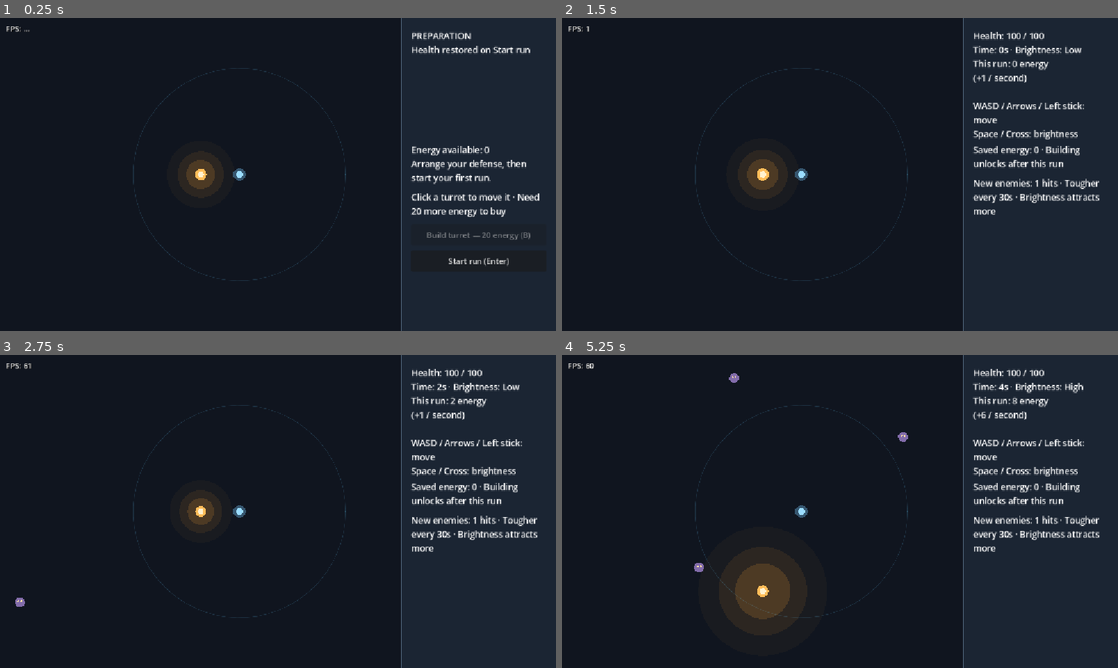
Above: before the commit, frames 1-4 (two rows, left to right).
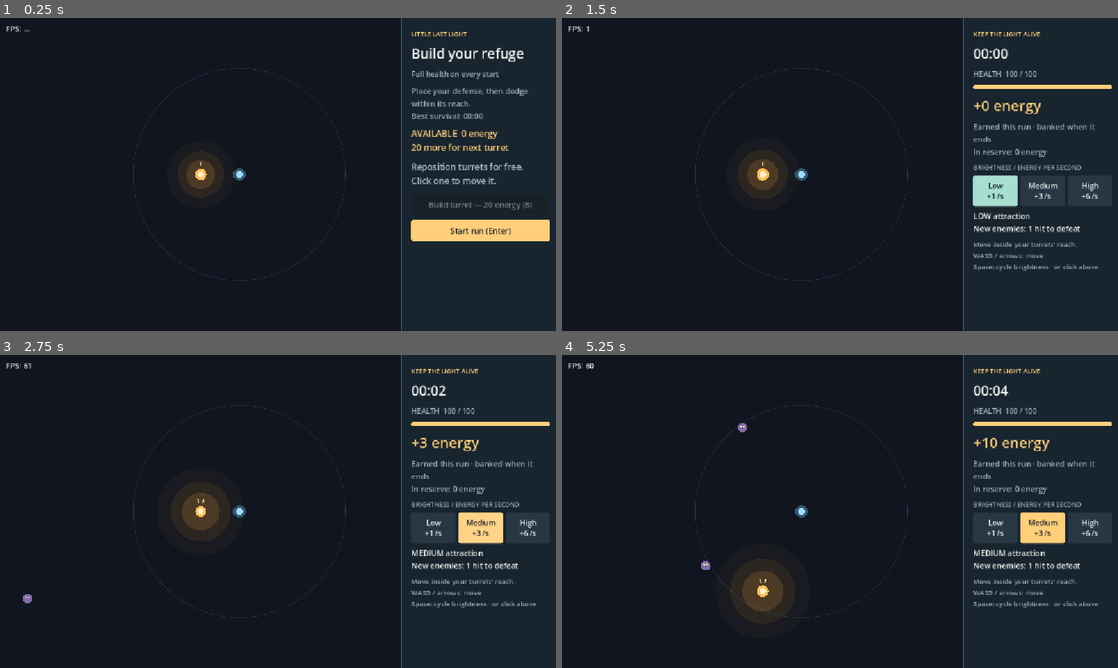
Above: after the commit, the same moments.

Repository: pelletiermaxime/little-last-light
Game: Godot game, scene res://main.tscn
Same seed, same stepped clock (60 frames per second), same inputs: the game is played once before the commit and once after it.
Inputs (mouse positions are in pixels of both pictures, inside the frame that each line leads up to):
- Up to frame 1 (0.25 s): no input
- Up to frame 2 (1.5 s): click "Start run (Enter)" at 0.5 s; click (995, 190) at 1.25 s, where only the run after the commit has a clickable "Low +1 /s"
- Up to frame 3 (2.75 s): click (478, 527) at 2 s, where only the run after the commit has a clickable "Medium +3 /s"
- Up to frame 4 (5.25 s): click (1090, 527) at 2.75 s, where only the run after the commit has a clickable "High +6 /s"; tap Enter (start_run) at 3.5, 4.55, 5 s; move the mouse to (962, 495) at 3.52 s; hold Space (cycle_brightness) 3.53-4.28 s; hold Enter (start_run) 3.53-4.28 s; click (962, 495) at 3.67 s; move the mouse to (728, 527) at 4.27 s; hold S (move_down) 4.28-5.03 s; tap B (build_turret) at 4.35 s; click (728, 527) at 4.42 s; move the mouse to (895, 442) at 5.02 s; hold Space (cycle_brightness) from 5.03 s (still down); hold Enter (start_run) from 5.03 s (still down); click (895, 442) at 5.17 s

The runs differ from the first frame. In frame 1, 5.2% of the frame differs, in the area x 36-99%, y 4-80%; in frame 2, 5.1%; in frame 3, 5.5%; in frame 4, 6.0%, in the area x 23-99%, y 4-85%.

Commit message:
Complete milestone 5: clearer HUD, brightness controls, and run recap

Diff:
--- a/build_controller.gd
+++ b/build_controller.gd
@@ -41,7 +41,7 @@
 	background_layer.layer = 2
 	add_child(background_layer)
 	sidebar = ColorRect.new()
-	sidebar.color = Color("#1b2533")
+	sidebar.color = Color("#18242e")
 	background_layer.add_child(sidebar)
 	sidebar.mouse_filter = Control.MOUSE_FILTER_IGNORE
 	placement_hint = Label.new()
@@ -68,11 +68,13 @@
 	overview.mouse_filter = Control.MOUSE_FILTER_IGNORE
 	overview.autowrap_mode = TextServer.AUTOWRAP_WORD_SMART
 	bar.add_child(overview)
+	overview.add_theme_color_override("font_color", Color("#ffcf7a"))
 	hint = Label.new()
 	hint.add_theme_font_size_override("font_size", 18)
 	hint.mouse_filter = Control.MOUSE_FILTER_IGNORE
 	hint.autowrap_mode = TextServer.AUTOWRAP_WORD_SMART
 	bar.add_child(hint)
+	hint.add_theme_color_override("font_color", Color("#a8bbc8"))
 	var buttons := VBoxContainer.new()
 	buttons.add_theme_constant_override("separation", 10)
 	buttons.mouse_filter = Control.MOUSE_FILTER_IGNORE
@@ -95,6 +97,12 @@
 	start_button.focus_mode = Control.FOCUS_NONE
 	start_button.pressed.connect(main.start_run)
 	buttons.add_child(start_button)
+	# The filled gold action makes the next run the clearest way forward.
+	var primary := StyleBoxFlat.new()
+	primary.bg_color = Color("#ffcf7a")
+	primary.set_corner_radius_all(5)
+	start_button.add_theme_stylebox_override("normal", primary)
+	start_button.add_theme_color_override("font_color", Color("#17212b"))
 	cancel_button.hide()
 	_layout_sidebar()
 	controller_cursor = main.get_arena_rect().get_center()
@@ -106,8 +114,7 @@
 	var arena: Rect2 = main.get_arena_rect()
 	sidebar.position = Vector2(arena.end.x, 0)
 	sidebar.size = Vector2(main.SIDEBAR_WIDTH, arena.size.y)
-	bar.position = Vector2(arena.end.x + 20, 260)
-	bar.size = Vector2(280, 0)
+	# GameHUD places the preparation controls in its shared scrollable column.
 
 
 func _process(delta: float) -> void:
@@ -139,6 +146,7 @@
 func _update_interface() -> void:
 	# Parent _ready() has not run during this child's _ready(), so keep reads simple.
 	var preparing: bool = main.phase == main.Phase.PREPARATION
+	bar.visible = preparing
 	build_button.visible = preparing
 	start_button.visible = preparing
 	start_button.disabled = placing
@@ -146,17 +154,16 @@
 	cancel_button.text = "Cancel (%s)" % ("Circle" if using_controller else "Esc")
 	start_button.text = "Start run (%s)" % ("Options" if using_controller else "Enter")
 	build_button.disabled = placing or main.banked_energy < turret_cost()
-	overview.text = ("Energy available: %d\n%s" % [int(main.banked_energy), main.summary]) if preparing else ("Saved energy: %d · Building unlocks after this run" % int(main.banked_energy))
-	if not main.save_message.is_empty():
-		overview.text += "\n" + main.save_message
+	var remaining := maxi(0, int(ceil(turret_cost() - main.banked_energy)))
+	overview.text = "AVAILABLE  %d energy\n%s" % [int(main.banked_energy), "Next turret affordable" if remaining == 0 else "%d more for next turret" % remaining]
 	if placing:
 		hint.text = "Move turret for free · Click to confirm · Esc to cancel" if is_instance_valid(selected_turret) else "Place new turret · Click to buy · Esc to cancel"
 	elif not preparing:
 		hint.text = "New enemies: %d hits · Tougher every 30s · Brightness attracts more" % int(main.current_enemy_health())
 	elif main.banked_energy < turret_cost():
-		hint.text = "Click a turret to move it · Need %d more energy to buy" % int(ceil(turret_cost() - main.banked_energy))
+		hint.text = "Reposition turrets for free.\nClick one to move it."
 	else:
-		hint.text = "Click a turret to move it, or buy another with B"
+		hint.text = "Add a turret, or click one to move it for free."
 	if preparing and using_controller:
 		hint.text = "Left stick / D-pad: cursor\nCross: select / place\nSquare: buy · Circle: cancel"
 
--- /dev/null
+++ b/game_hud.gd
@@ -0,0 +1,155 @@
+extends CanvasLayer
+
+# Presentation reads game state; it never owns health, currency, or saves.
+const INK := Color("#eff3f0")
+const MUTED := Color("#9aaebc")
+const GOLD := Color("#ffcf7a")
+const LIGHT_COLORS: Array[Color] = [Color("#9ddacb"), Color("#ffcf7a"), Color("#ff997d")]
+
+var main: Node2D
+var lantern: Node2D
+var panel: VBoxContainer
+var scroll: ScrollContainer
+var heading: Label
+var subheading: Label
+var health_text: Label
+var health_bar: ProgressBar
+var earnings: Label
+var detail: Label
+var brightness_box: VBoxContainer
+var light_buttons: Array[Button] = []
+var threat: Label
+var controls: Label
+var save_notice: Label
+var refresh_elapsed: float = 0.0
+var displayed_brightness: int = -1
+
+
+func _ready() -> void:
+	layer = 4
+	main = get_parent()
+	lantern = main.get_node("Lantern")
+	# One scrollable column keeps long recaps and save warnings from overlapping
+	# placement controls on shorter windows.
+	scroll = ScrollContainer.new()
+	scroll.horizontal_scroll_mode = ScrollContainer.SCROLL_MODE_DISABLED
+	add_child(scroll)
+	panel = VBoxContainer.new()
+	panel.size_flags_horizontal = Control.SIZE_EXPAND_FILL
+	panel.add_theme_constant_override("separation", 12)
+	panel.mouse_filter = Control.MOUSE_FILTER_IGNORE
+	scroll.add_child(panel)
+	heading = _label(panel, 13, GOLD)
+	subheading = _label(panel, 28, INK)
+	health_text = _label(panel, 15, MUTED)
+	health_bar = ProgressBar.new()
+	health_bar.custom_minimum_size.y = 8
+	health_bar.show_percentage = false
+	health_bar.mouse_filter = Control.MOUSE_FILTER_IGNORE
+	health_bar.add_theme_stylebox_override("background", _style(Color("#283744")))
+	health_bar.add_theme_stylebox_override("fill", _style(GOLD))
+	panel.add_child(health_bar)
+	earnings = _label(panel, 30, GOLD)
+	detail = _label(panel, 16, MUTED)
+	brightness_box = VBoxContainer.new()
+	brightness_box.add_theme_constant_override("separation", 8)
+	panel.add_child(brightness_box)
+	_label(brightness_box, 13, MUTED).text = "BRIGHTNESS / ENERGY PER SECOND"
+	var row := HBoxContainer.new()
+	row.add_theme_constant_override("separation", 6)
+	brightness_box.add_child(row)
+	for index in range(3):
+		var button := Button.new()
+		button.text = "%s\n+%d /s" % [lantern.BRIGHTNESS_NAMES[index], int(lantern.ENERGY_RATES[index])]
+		button.size_flags_horizontal = Control.SIZE_EXPAND_FILL
+		button.custom_minimum_size.y = 64
+		button.focus_mode = Control.FOCUS_NONE
+		button.add_theme_font_size_override("font_size", 15)
+		button.pressed.connect(lantern.set_brightness.bind(index))
+		row.add_child(button)
+		light_buttons.append(button)
+	threat = _label(brightness_box, 16, INK)
+	controls = _label(panel, 14, MUTED)
+	save_notice = _label(panel, 14, Color("#ff997d"))
+	main.get_node("BuildController").bar.reparent(panel)
+	get_viewport().size_changed.connect(_layout)
+	_layout()
+	refresh()
+
+
+func _label(parent: Node, font_size: int, color: Color) -> Label:
+	var label := Label.new()
+	label.add_theme_font_size_override("font_size", font_size)
+	label.add_theme_color_override("font_color", color)
+	label.autowrap_mode = TextServer.AUTOWRAP_WORD_SMART
+	label.mouse_filter = Control.MOUSE_FILTER_IGNORE
+	parent.add_child(label)
+	return label
+
+
+func _style(color: Color) -> StyleBoxFlat:
+	var style := StyleBoxFlat.new()
+	style.bg_color = color
+	style.set_corner_radius_all(4)
+	return style
+
+
+func _layout() -> void:
+	scroll.position = Vector2(main.get_arena_rect().end.x + 20.0, 24.0)
+	scroll.size = Vector2(280, main.get_arena_rect().size.y - 48.0)
+
+
+func _process(delta: float) -> void:
+	# Ten UI updates per second are enough for numbers; world motion stays smooth.
+	refresh_elapsed += delta
+	if refresh_elapsed >= 0.1:
+		refresh_elapsed = 0.0
+		refresh()
+
+
+func format_time(seconds: float) -> String:
+	var total := int(seconds)
+	return "%02d:%02d" % [total / 60, total % 60]
+
+
+func refresh() -> void:
+	var running: bool = lantern.running
+	earnings.visible = running or not main.last_run.is_empty()
+	health_bar.visible = running
+	brightness_box.visible = running
+	controls.visible = running
+	save_notice.text = main.save_message
+	save_notice.visible = not main.save_message.is_empty()
+	if running:
+		heading.text = "KEEP THE LIGHT ALIVE"
+		subheading.text = format_time(lantern.elapsed)
+		health_text.text = "HEALTH  %d / %d%s" % [int(ceil(lantern.health)), int(lantern.max_health), "  ·  DANGER" if lantern.health <= 25 else ""]
+		health_bar.max_value = lantern.max_health
+		health_bar.value = lantern.health
+		health_bar.modulate = Color("#ff806e") if lantern.health <= 25 else Color.WHITE
+		earnings.text = "+%d energy" % int(lantern.energy)
+		detail.text = "Earned this run · banked when it ends\nIn reserve: %d energy" % int(main.banked_energy)
+		var risk: Array[String] = ["LOW attraction", "MEDIUM attraction", "HIGH attraction"]
+		threat.text = "%s\nNew enemies: %d hit%s to defeat" % [risk[lantern.brightness], int(main.current_enemy_health()), "" if main.current_enemy_health() == 1 else "s"]
+		controls.text = "Move inside your turrets' reach.\n%s" % ("Left stick: move · Cross: brightness" if main.get_node("BuildController").using_controller else "WASD / arrows: move\nSpace: cycle brightness · or click above")
+		if displayed_brightness != lantern.brightness:
+			displayed_brightness = lantern.brightness
+			for index in range(3):
+				var selected := index == displayed_brightness
+				var color := LIGHT_COLORS[index]
+				light_buttons[index].add_theme_stylebox_override("normal", _style(color if selected else Color("#283744")))
+				light_buttons[index].add_theme_stylebox_override("hover", _style(color.lightened(0.1)))
+				light_buttons[index].add_theme_stylebox_override("pressed", _style(color.darkened(0.1)))
+				light_buttons[index].add_theme_color_override("font_color", Color("#111b23") if selected else INK)
+				light_buttons[index].add_theme_color_override("font_hover_color", Color("#111b23"))
+				light_buttons[index].add_theme_color_override("font_pressed_color", Color("#111b23"))
+	else:
+		heading.text = "THE LIGHT WENT OUT" if not main.last_run.is_empty() else "LITTLE LAST LIGHT"
+		subheading.text = "Prepare your next run" if not main.last_run.is_empty() else "Build your refuge"
+		health_text.text = "Full health on every start"
+		if not main.last_run.is_empty():
+			earnings.text = "+%d energy earned" % int(main.last_run.energy)
+			detail.text = "Survived %s  ·  Best %s%s" % [format_time(main.last_run.duration), format_time(main.best_time), "\nNew personal best" if main.last_run.new_best else ""]
+		else:
+			earnings.text = "%d energy" % int(main.banked_energy)
+			detail.text = "Place your defense, then dodge within its reach.\nBest survival: %s" % format_time(main.best_time)
--- a/lantern.gd
+++ b/lantern.gd
@@ -17,7 +17,6 @@
 var brightness: int = 0
 var energy: float = 0.0
 
-var status_label: Label
 
 
 func _ready() -> void:
@@ -25,30 +24,18 @@
 	get_viewport().size_changed.connect(_keep_inside_viewport)
 	_center_in_viewport()
 
-	# A CanvasLayer keeps the interface separate from world positioning.
-	var hud := CanvasLayer.new()
-	hud.layer = 3
-	add_child(hud)
-
-	status_label = Label.new()
-	status_label.add_theme_font_size_override("font_size", 18)
-	status_label.autowrap_mode = TextServer.AUTOWRAP_WORD_SMART
-	status_label.mouse_filter = Control.MOUSE_FILTER_IGNORE
-	hud.add_child(status_label)
-	_layout_status()
-	get_viewport().size_changed.connect(_layout_status)
-
-	_update_status()
 
 
 func _process(delta: float) -> void:
+	# Let the last hit fade after death instead of freezing a red flash in prep.
+	if hit_flash > 0.0:
+		hit_flash = maxf(0.0, hit_flash - delta)
+		queue_redraw()
 	if not running:
 		return
-	hit_flash = maxf(0.0, hit_flash - delta)
 	elapsed += delta
 	energy += ENERGY_RATES[brightness] * delta
 
-	_update_status()
 	queue_redraw()
 
 
@@ -82,8 +69,7 @@
 	if not running:
 		return
 	if event.is_action_pressed("cycle_brightness"):
-		brightness = (brightness + 1) % BRIGHTNESS_NAMES.size()
-		_update_status()
+		set_brightness((brightness + 1) % BRIGHTNESS_NAMES.size())
 		get_viewport().set_input_as_handled()
 
 
@@ -91,26 +77,18 @@
 	position = get_parent().get_arena_rect().get_center()
 
 
-func _layout_status() -> void:
-	status_label.position = Vector2(get_parent().get_arena_rect().end.x + 20.0, 24.0)
-	status_label.size = Vector2(280, 220)
+func set_brightness(level: int) -> void:
+	if not running or level < 0 or level >= BRIGHTNESS_NAMES.size():
+		return
+	brightness = level
+	_update_status()
+	queue_redraw()
 
 
 func _update_status() -> void:
-	if not running:
-		status_label.text = "PREPARATION\nHealth restored on Start run"
-		return
-	status_label.text = (
-		"Health: %d / %d\nTime: %ds · Brightness: %s\nThis run: %d energy\n(+%.0f / second)\n\nWASD / Arrows / Left stick: move\nSpace / Cross: brightness"
-		% [
-			int(ceil(health)),
-			int(max_health),
-			int(elapsed),
-			BRIGHTNESS_NAMES[brightness],
-			int(energy),
-			ENERGY_RATES[brightness],
-		]
-	)
+	var hud := get_parent().get_node_or_null("GameHUD")
+	if hud != null and hud.is_node_ready():
+		hud.refresh()
 
 
 func _draw() -> void:
@@ -123,5 +101,10 @@
 
 	draw_circle(Vector2.ZERO, 12.0 * pulse, Color("#ffbd59"))
 	draw_circle(Vector2.ZERO, 6.0 * pulse, Color("#fff2cf"))
+	# One, two, or three rays make brightness readable without relying on color.
+	for index in range(brightness + 1):
+		var angle := -PI / 2.0 + (index - brightness / 2.0) * 0.45
+		draw_line(Vector2.from_angle(angle) * 19.0, Vector2.from_angle(angle) * 25.0, Color("#ffe0a0"), 2.0, true)
 	if hit_flash > 0.0:
+		draw_circle(Vector2.ZERO, 14.0, Color(1.0, 0.35, 0.3, 0.65))
 		draw_arc(Vector2.ZERO, 18.0, 0.0, TAU, 32, Color("#ff6b6b"), 3.0, true)
--- a/main.gd
+++ b/main.gd
@@ -25,6 +25,7 @@
 var save_message: String = ""
 var previous_viewport_size: Vector2
 var save_is_readable: bool = true
+var last_run: Dictionary = {}
 
 
 func _ready() -> void:
@@ -67,6 +68,8 @@
 		return
 	phase = Phase.PREPARATION
 	lantern.running = false
+	# Capture the result before banking clears this run's energy.
+	last_run = {"duration": lantern.elapsed, "energy": lantern.energy, "new_best": lantern.elapsed > best_time}
 	best_time = maxf(best_time, lantern.elapsed)
 	summary = "The light went out · %ds survived · +%d energy\nImprove your layout and try again. Best: %ds" % [int(lantern.elapsed), int(lantern.energy), int(best_time)]
 	banked_energy += lantern.energy
--- a/main.tscn
+++ b/main.tscn
@@ -5,6 +5,7 @@
 [ext_resource type="PackedScene" path="res://turret.tscn" id="3_turret"]
 [ext_resource type="Script" path="res://build_controller.gd" id="4_build"]
 [ext_resource type="Script" path="res://fps_counter.gd" id="5_fps"]
+[ext_resource type="Script" path="res://game_hud.gd" id="6_hud"]
 
 [node name="Main" type="Node2D" unique_id=49982640]
 script = ExtResource("1_h2yge")
@@ -17,6 +18,9 @@
 
 [node name="BuildController" type="Node2D" parent="."]
 script = ExtResource("4_build")
+
+[node name="GameHUD" type="CanvasLayer" parent="."]
+script = ExtResource("6_hud")
 
 [node name="Diagnostics" type="CanvasLayer" parent="."]
 layer = 10
--- a/tests/check_difficulty.gd
+++ b/tests/check_difficulty.gd
@@ -26,7 +26,7 @@
 	expect(build.turret_cost() == 30.0, "Second extra turret costs 30")
 	expect(build.placement_error(Vector2(3, 300)) == "Too close to the arena edge", "Edge rejection explained")
 	expect(build.placement_error(another.position) == "Too close to another turret", "Spacing rejection explained")
-	expect(build.placement_error(scene.lantern.status_label.position + Vector2(10, 10)) == "Place inside the arena", "Sidebar is outside arena")
+	expect(build.placement_error(scene.get_node("GameHUD").scroll.position + Vector2(10, 10)) == "Place inside the arena", "Sidebar is outside arena")
 	expect(build.can_place_at(Vector2(30, 30)), "Former top-left HUD location is buildable")
 	var arena: Rect2 = scene.get_arena_rect()
 	var empty_bottom := Vector2(arena.size.x * 0.5, arena.size.y - 36)
--- /dev/null
+++ b/tests/check_hud.gd
@@ -0,0 +1,71 @@
+extends SceneTree
+
+var failures: int = 0
+
+
+func _initialize() -> void:
+	call_deferred("check")
+
+
+func expect(condition: bool, message: String) -> void:
+	if not condition:
+		failures += 1
+		push_error(message)
+
+
+func check() -> void:
+	var scene = load("res://main.tscn").instantiate()
+	var test_path := "/tmp/little-last-light-hud-%d.json" % OS.get_process_id()
+	scene.save_path = test_path
+	root.add_child(scene)
+	scene.process_mode = Node.PROCESS_MODE_DISABLED
+	var hud = scene.get_node("GameHUD")
+	var build = scene.get_node("BuildController")
+	var lantern = scene.lantern
+	expect(not hud.brightness_box.visible, "Preparation hides combat brightness controls")
+	hud.light_buttons[2].pressed.emit()
+	expect(lantern.brightness == 0, "Hidden brightness actions cannot change preparation state")
+	expect(hud.format_time(125.9) == "02:05", "Survival time uses whole minutes and seconds")
+	scene.start_run()
+	for level in range(3):
+		hud.light_buttons[level].pressed.emit()
+		expect(lantern.brightness == level, "Brightness buttons select their own level")
+		expect(hud.displayed_brightness == level, "Selected brightness is immediately shown")
+		expect(hud.light_buttons[level].text.contains("+%d /s" % int(lantern.ENERGY_RATES[level])), "Income labels match gameplay rates")
+	lantern.elapsed = 65.0
+	lantern.energy = 28.4
+	lantern.health = 24.0
+	hud.refresh()
+	expect(hud.health_bar.value == 24.0 and hud.health_text.text.contains("DANGER"), "Low health has a number, bar, and warning")
+	expect(hud.subheading.text == "01:05", "Run timer displays actual elapsed time")
+	scene.banked_energy = 5.0
+	lantern.take_damage(100.0)
+	hud.refresh()
+	build._update_interface()
+	expect(is_equal_approx(scene.last_run.energy, 28.4), "Recap captures earnings before banking clears them")
+	expect(is_equal_approx(scene.banked_energy, 33.4), "HUD does not change banking arithmetic")
+	expect(scene.last_run.new_best and scene.last_run.duration == 65.0, "Recap records survival and personal best")
+	expect(hud.earnings.text == "+28 energy earned", "Recap retains earned amount after death")
+	lantern._process(0.2)
+	expect(lantern.hit_flash == 0.0 and lantern.energy == 0.0, "Hit feedback fades after death without producing preparation income")
+	expect(build.bar.get_parent() == hud.panel and hud.panel.get_parent() == hud.scroll, "Recap and actions share a scrollable column instead of overlapping")
+	expect(build.overview.text.contains("affordable"), "Recap identifies affordable next purchase")
+	build.begin_placement()
+	expect(build.try_place(Vector2(100, 100)), "Purchase after recap succeeds")
+	build._update_interface()
+	expect(build.overview.text.contains("17 more"), "Purchase refreshes progress toward escalating next price")
+	scene.save_message = "Save test warning"
+	hud.refresh()
+	expect(hud.save_notice.visible and hud.save_notice.text == scene.save_message, "Save failures remain visible")
+	scene.save_message = ""
+	scene.start_run()
+	hud.refresh()
+	expect(hud.health_bar.value == 100.0 and hud.earnings.text == "+0 energy", "New run replaces recap with fresh live values")
+	lantern.elapsed = 10.0
+	lantern.take_damage(100.0)
+	expect(not scene.last_run.new_best and scene.best_time == 65.0, "Shorter run does not claim a personal best")
+	scene.free()
+	DirAccess.remove_absolute(test_path)
+	if failures == 0:
+		print("PASS: brightness selection, health HUD, recap, affordability, save warning, restart")
+	quit(1 if failures else 0)
Not shown, added: game_hud.gd.uid
Not shown, added: tests/check_hud.gd.uid
Not shown, changed: README.md
Not shown, added: docs/milestone-5.md
